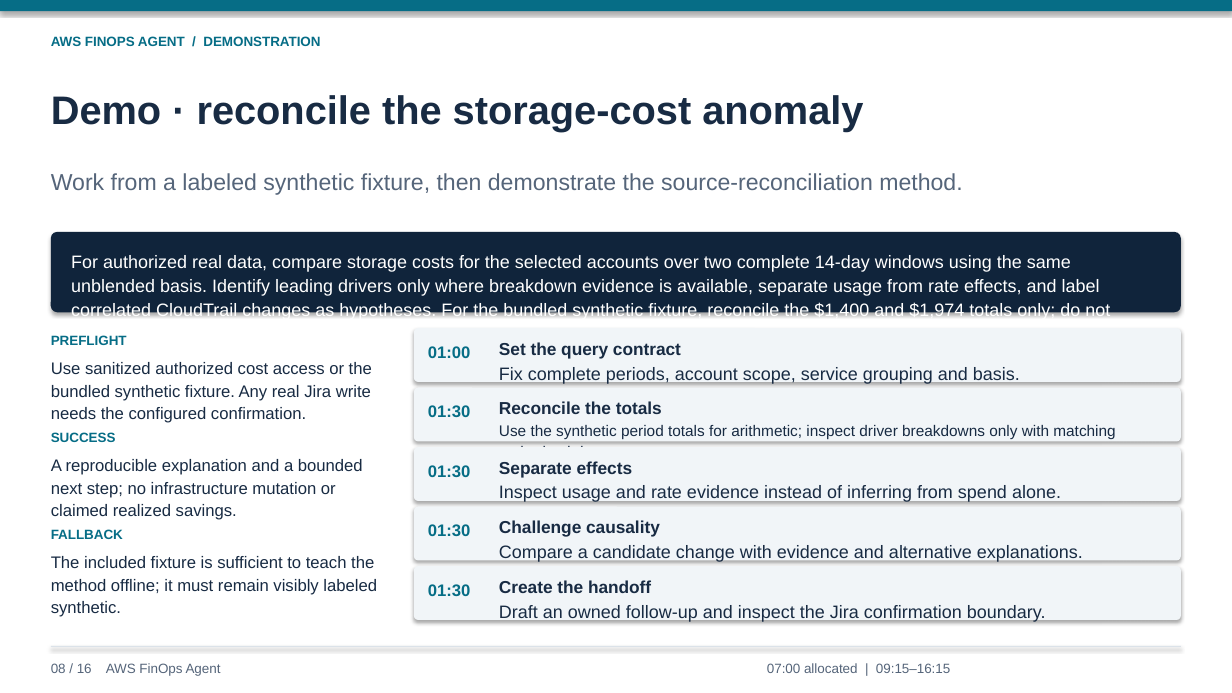
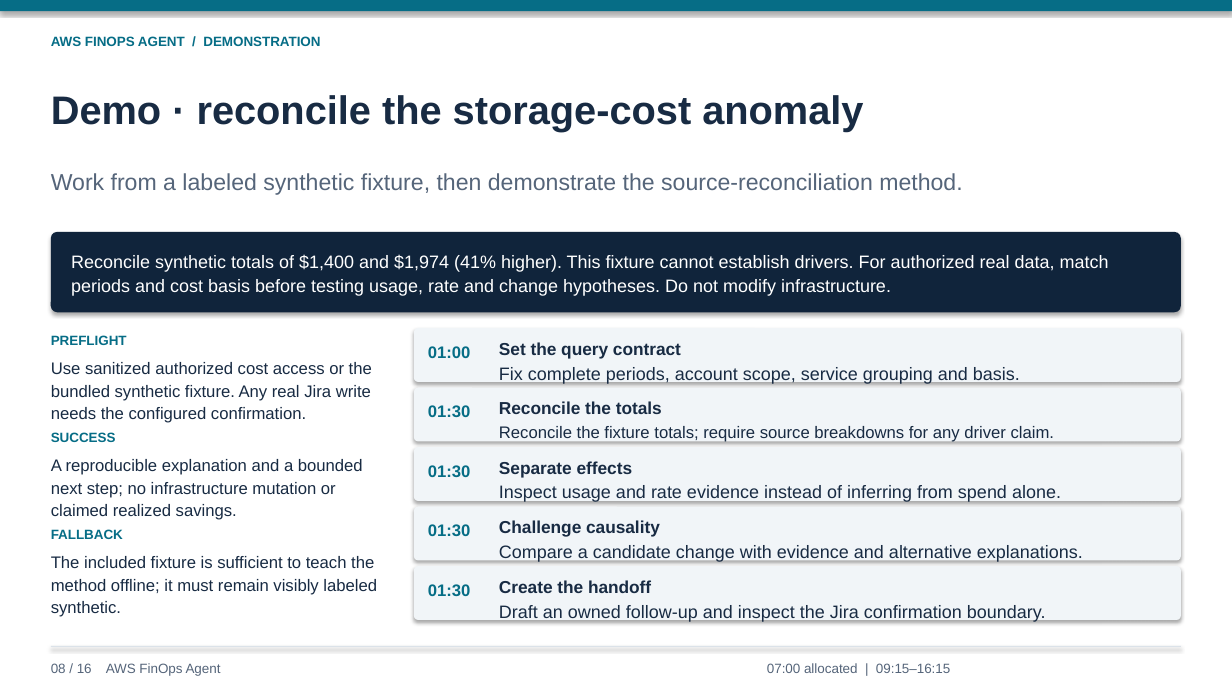
Before and after one commit to lyrel-dev/frontier-agents, a slide deck: slide 8 of presentations/aws-finops-agent-presentation.pptx. Drawn at 1232x693 pixels with LibreOffice and Linux fonts; fonts in the diff are those of the drawing. Boxes give left, top, right and bottom in pixels: in the first picture for what was removed or moved away, otherwise in the second. Text is boxed around its words. In the diff, an @@ line names an element or a change of style, - is before the commit and + after.

```diff
--- a/presentations/aws-finops-agent-presentation.pptx
+++ b/presentations/aws-finops-agent-presentation.pptx
@@ text at [71, 254, 1109, 296]: text changed @@
-For authorized real data, compare storage costs for the selected accounts over two complete 14-day windows using the same unblended basis. Identify leading drivers only where breakdown evidence is available, separate usage from rate effects, and label correlated CloudTrail changes as hypotheses. For the bundled synthetic fixture, reconcile the $1,400 and $1,974 totals only; do not invent drivers. Do not modify infrastructure.
+Reconcile synthetic totals of $1,400 and $1,974 (41% higher). This fixture cannot establish drivers. For authorized real data, match periods and cost basis before testing usage, rate and change hypotheses. Do not modify infrastructure.
@@ text at [499, 426, 1054, 442]: text changed; size 12 to 13 pt @@
-Use the synthetic period totals for arithmetic; inspect driver breakdowns only with matching authorized data.
+Reconcile the fixture totals; require source breakdowns for any driver claim.
```
